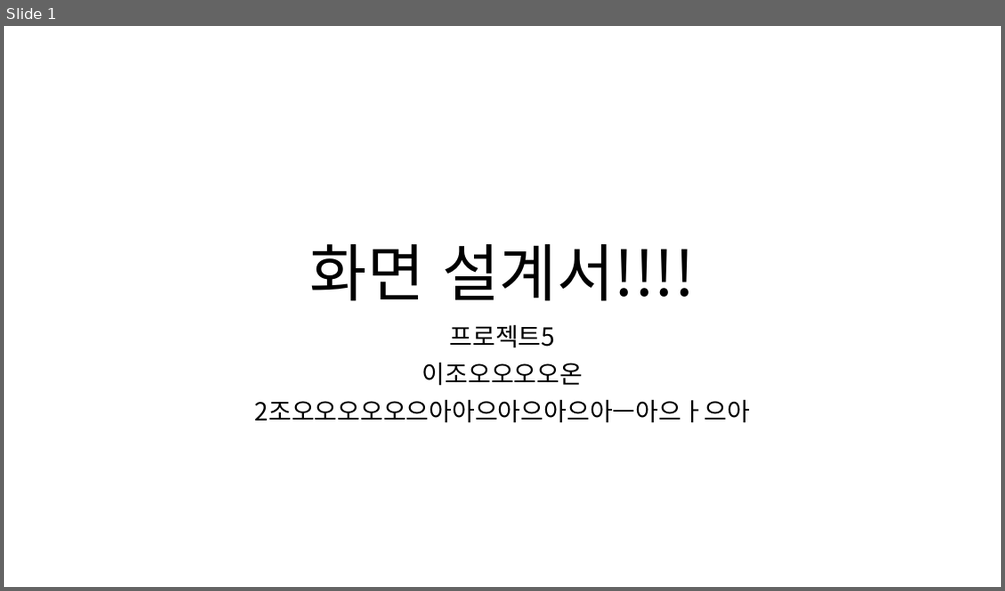
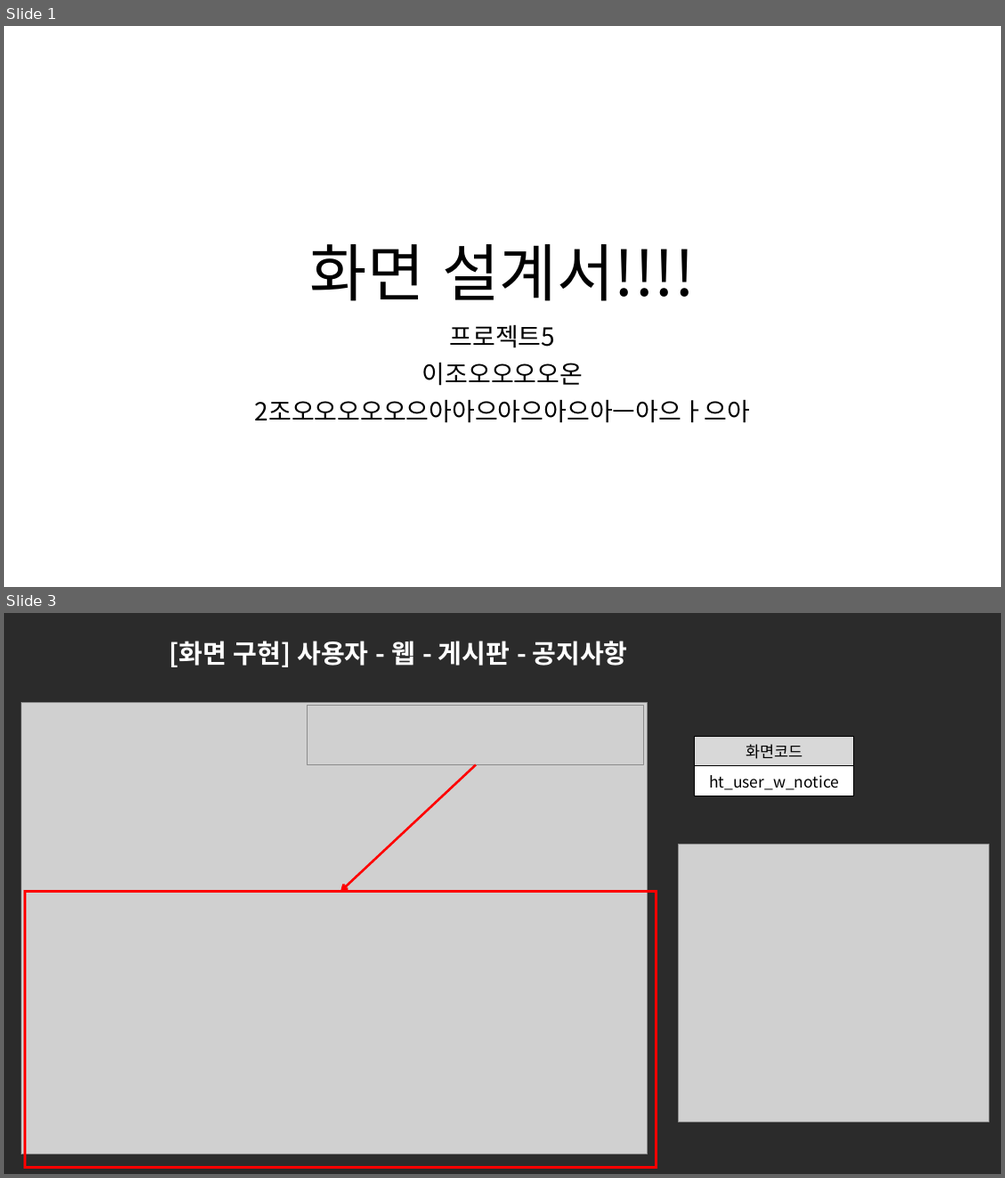
Before and after one commit to ezenteam2/e-Zone, a slide deck: 0 발표용 파워포인트/0410 2차발표/0410 project05 - 파워포인트 - 현태.pptx. Shown one above the other, each under a label of ours: slide 1 before the commit, slides 1 and 3 after it; the slides between them are not shown. The pictures are 1005x591 and 1005x1178 pixels, drawn with LibreOffice and Linux fonts; fonts in the diff are those of the drawing; grey boxes stand for pictures; background and template pictures are left out; a plain dark background stands for a picture behind light text. Boxes give left, top, right and bottom in pixels: in the first picture for what was removed or moved away, otherwise in the second. Text is boxed around its words. In the diff, an @@ line names an element or a change of style, - is before the commit and + after.

```diff
--- a/0 발표용 파워포인트/0410 2차발표/0410 project05 - 파워포인트 - 현태.pptx
+++ b/0 발표용 파워포인트/0410 2차발표/0410 project05 - 파워포인트 - 현태.pptx
@@ slide 3 added at (x1=4, y1=613, x2=1001, y2=1174), background picture (left out) @@
@@ title added at (x1=169, y1=641, x2=627, y2=667), 25 pt, text #FFFFFF, bold @@
+[화면 구현] 사용자 - 웹 - 게시판 - 공지사항
@@ picture added at (x1=21, y1=703, x2=647, y2=1154) @@
@@ picture added at (x1=307, y1=705, x2=644, y2=765) @@
@@ table added at (x1=695, y1=736, x2=854, y2=794), 2 rows, 1 columns @@
+화면코드
+ht_user_w_notice
@@ arrow added from (476, 765) to (340, 892), #FF0000 2.25 pt @@
@@ picture added at (x1=678, y1=844, x2=988, y2=1121) @@
@@ rectangle added at (x1=25, y1=892, x2=656, y2=1167), outline #FF0000 3 pt @@
```
Also in this commit, not shown: 2 other slides added.
